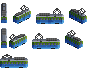
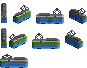
Revision of a layered 87 × 68 image; what changed, layer by layer:
painted on "panto" over [2, 33, 6, 41]
